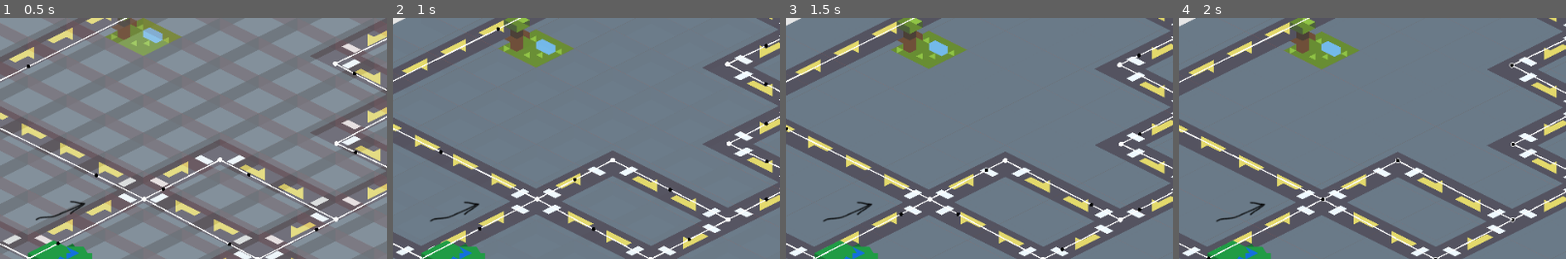
Above: before the commit, frames 1-4 (left to right).
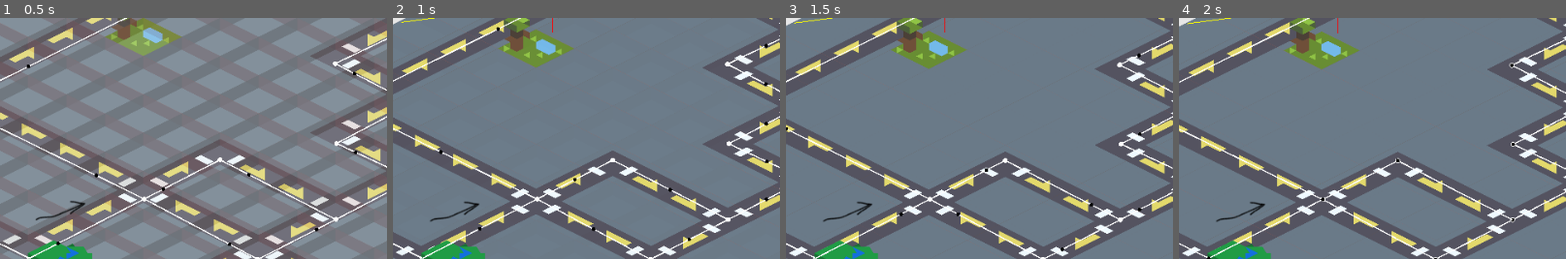
Above: after the commit, the same moments.

Repository: DevinPentecost/gmtkjam-2019
Game: Godot game, scene res://scenes/test/car_test.tscn
Same seed, same stepped clock (60 frames per second), same inputs: the game is played once before the commit and once after it. This scene is started directly instead of the project's main scene. Sound files missing from this copy of the repository are replaced by a short silence.
Inputs (mouse positions are % of the whole screen's width and height, from its top left):
- Up to frame 1 (0.5 s): no input
- Up to frame 2 (1 s): tap Enter at 0.5 s; move the mouse to (95, 2) at 0.52 s; hold Right (player_turn_right) from 0.53 s (still down); hold Up (player_turn_straight) from 0.53 s (still down); click (95, 2) at 0.67 s
- Up to frame 3 (1.5 s): move the mouse to (85, 10) at 1.27 s; release Right (player_turn_right) at 1.28 s; release Up (player_turn_straight) at 1.28 s; hold Left (player_turn_left) from 1.28 s (still down); tap Up (player_turn_straight) at 1.35 s; click (85, 10) at 1.42 s
- Up to frame 4 (2 s): keep holding Left (player_turn_left)
The pictures show only the part of the screen within x 41-91%, y 0-50%; the shares and areas given below are measured in that part.

Frame 1 is identical in both runs. In frame 2, less than 0.1% of the frame differs, in the area x 2-42%, y 0-7%; in frame 3, less than 0.1%; in frame 4, less than 0.1%.
Error before the commit: Invalid call. Nonexistent function 'get_destination_node' in base 'Nil'. (res://objects/car/Car.gd:42)
Error after the commit: Invalid get index 'collision_layer' (on base: 'null instance'). (res://objects/passenger/Pin.gd:33)

Commit message:
raycast ignores shape scaling

Diff:
--- a/project/objects/passenger/Pin.gd
+++ b/project/objects/passenger/Pin.gd
@@ -1,14 +1,21 @@
 extends Area2D
 
 signal pin_reached
-signal pin_offscreen
-signal pin_onscreen
+
+export var debug = true
+
+export(NodePath) var floating_radius_area
+onready var _floating_radius_area = get_node(floating_radius_area)
 
 #Tweening stuff
 var height_offset = 100.0
 var tween_time = 1.0
 var target_position = Vector2(0, 0)
 var _showing = false
+
+onready var _pointer = find_node('FloatingSprite')
+onready var _ray = RayCast2D.new()
+onready var _float_point = global_position # must be global
 
 # Called when the node enters the scene tree for the first time.
 func _ready():
@@ -18,15 +25,25 @@
 	_screen_notifier.connect("screen_entered", self, "screen_entered")
 	_screen_notifier.connect("screen_exited", self, "screen_exited")
 
+	add_child(_ray)
+	_ray.collide_with_areas = true
+	_ray.collide_with_bodies = false
+	_ray.exclude_parent = true
+
+	_ray.set_collision_mask_bit(_floating_radius_area.collision_layer, true)
+
 func screen_entered():
+	print()
 	if _showing:
-		emit_signal("pin_onscreen")
 		print("im on the screen, remove pointer")
+		print(get_viewport_transform().origin)
+	_pointer.visible = false
 
 func screen_exited():
 	if _showing:
-		emit_signal("pin_offscreen")
 		print("im off the screen, show pointer")
+		print(get_viewport_transform().origin)
+		_pointer.visible = true
 
 func set_showing(showing=true):
 	_showing = showing
@@ -54,6 +71,24 @@
 
 	#Did we connect with the player?
 	if area.is_in_group("player"):
-
 		#We must have reached the destination!
 		emit_signal("pin_reached")
+
+func _draw():
+	if debug:
+		draw_line(_ray.position, _ray.cast_to, Color(255, 0, 0), 1)
+		draw_line(_ray.position, to_local(_float_point), Color(255, 209, 0), 1)
+
+func _update_float_point(area):
+	_ray.cast_to = _ray.to_local(area.global_position) # ray.cast_to is local
+	_ray.force_raycast_update()
+	if _ray.is_colliding():
+		_float_point = _ray.get_collision_point()
+	if debug:
+		update()
+
+
+func _process(delta):
+	# cast to target area
+	if _floating_radius_area:
+		_update_float_point(_floating_radius_area)
--- a/project/objects/passenger/Pin.tscn
+++ b/project/objects/passenger/Pin.tscn
@@ -19,4 +19,9 @@
 offset = Vector2( 0, -11.21 )
 
 [node name="Tween" type="Tween" parent="."]
+
+[node name="FloatingSprite" type="Sprite" parent="."]
+
+[node name="debugline" type="Line2D" parent="."]
+texture_mode = 3080292
 [connection signal="area_entered" from="." to="." method="_on_Pin_area_entered"]
